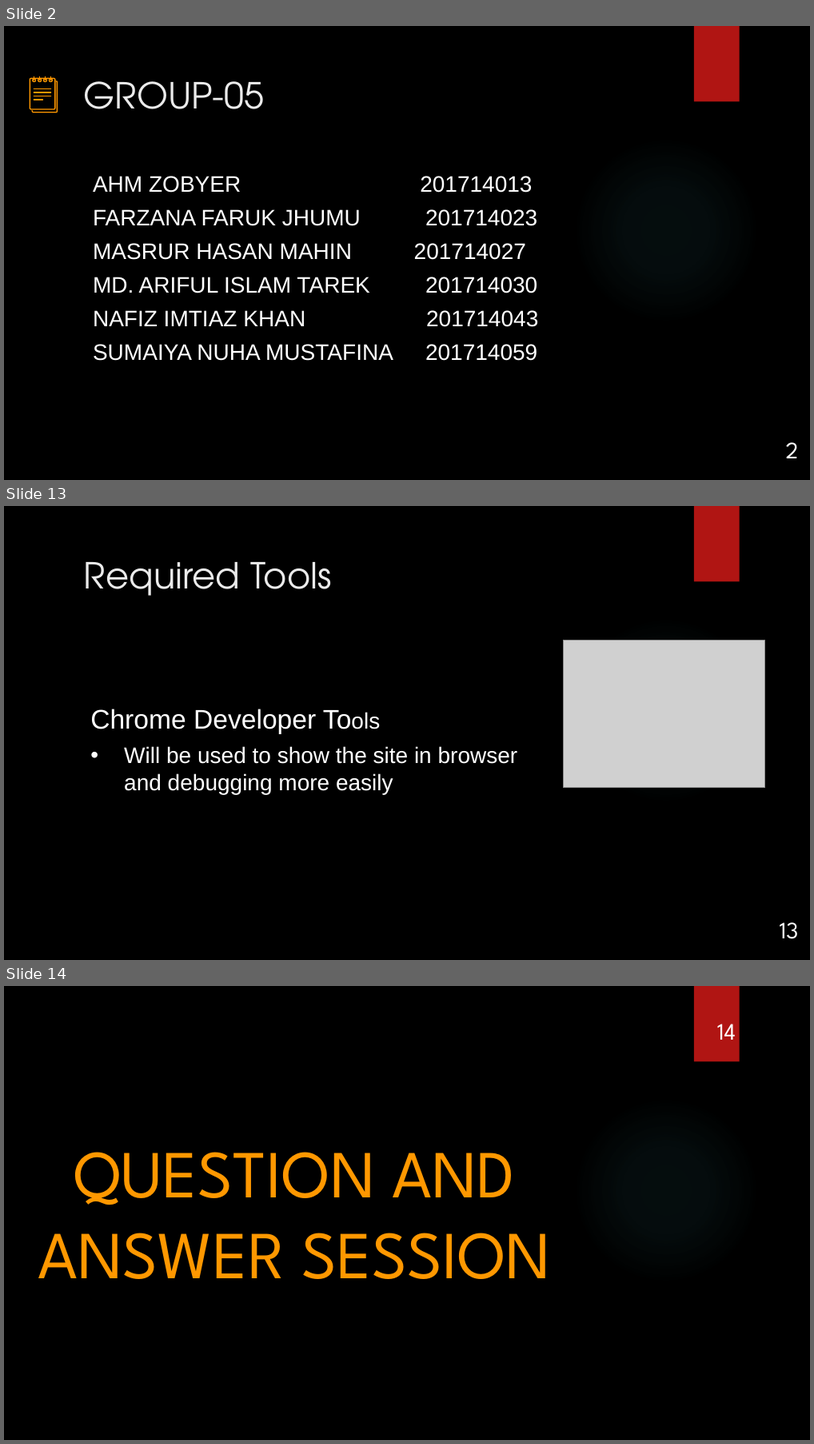
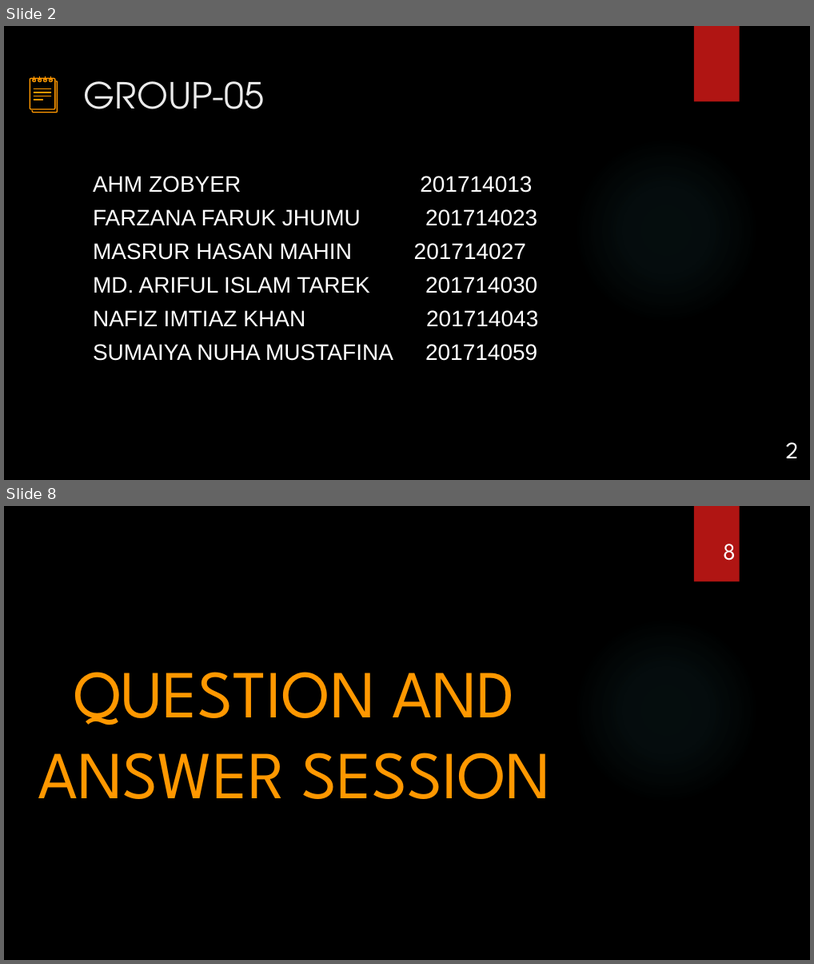
Before and after one commit to Nafiz43/MAAS_WEB, a slide deck: SADD LAB/SADD_initial_1.pptx. Shown one above the other, each under a label of ours: slides 2, 13 and 14 before the commit, slides 2 and 8 after it; the slides between them are not shown. The pictures are 814x1444 and 814x964 pixels, drawn with LibreOffice and Linux fonts; fonts in the diff are those of the drawing; grey boxes stand for pictures; background and template pictures are left out. Boxes give left, top, right and bottom in pixels: in the first picture for what was removed or moved away, otherwise in the second. Text is boxed around its words. In the diff, an @@ line names an element or a change of style, - is before the commit and + after.

```diff
--- a/SADD LAB/SADD_initial_1.pptx
+++ b/SADD LAB/SADD_initial_1.pptx
@@ slide 13 removed at (4, 506, 810, 960), background picture (left out); not listed: 2 template elements that a slide beside it also shows @@
@@ title removed at (84, 562, 332, 596) @@
-Required Tools
@@ picture removed at (564, 640, 766, 788) @@
@@ text removed at (90, 708, 518, 794) @@
-Chrome Developer Tools
-• Will be used to show the site in browser
-  and debugging more easily
@@ page number removed at (780, 922, 799, 939) @@
-13
@@ what was slide 14 is now slide 8 @@
@@ page number at (723, 544, 736, 560): text changed @@
-14
+8
```
Also in this commit, not shown: 3 slides changed, 2 slides added, 7 other slides removed.
